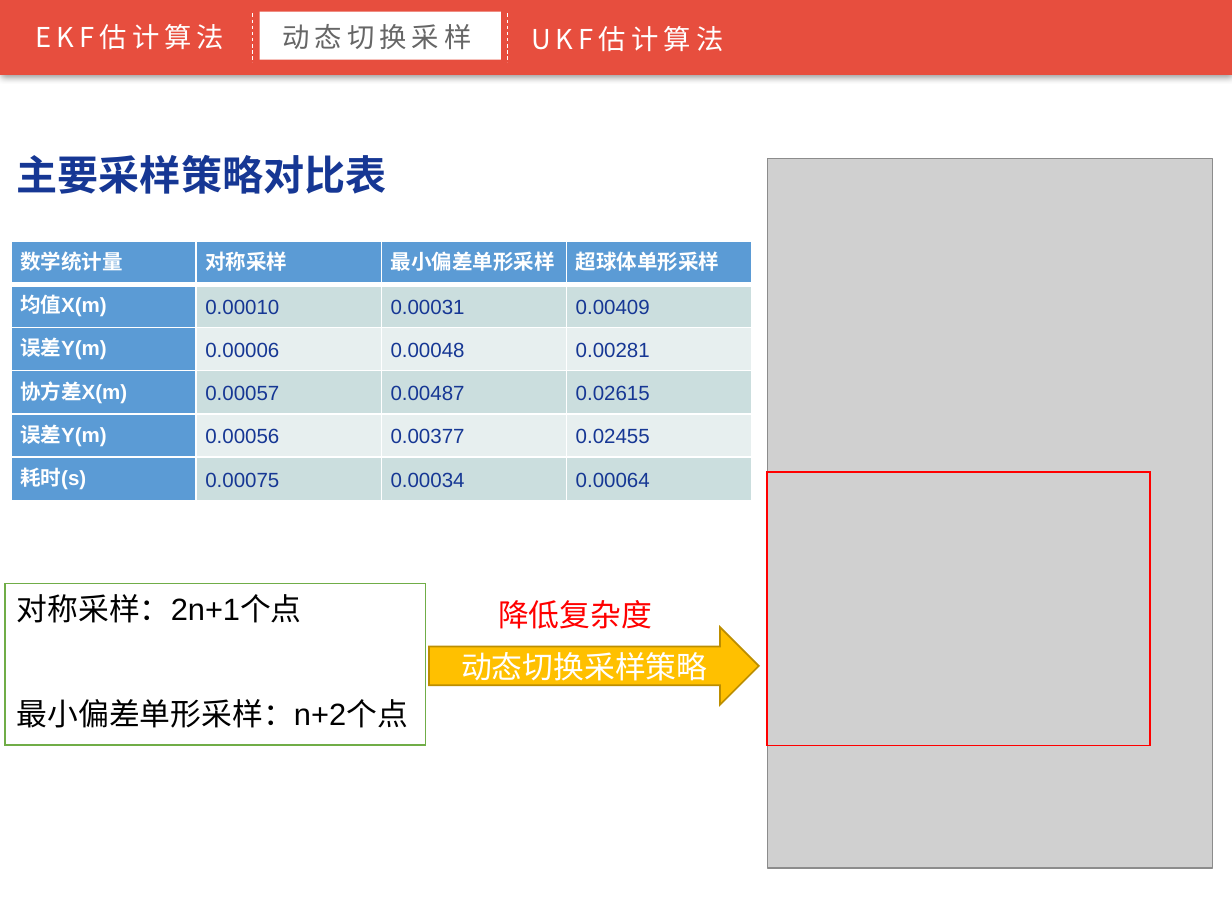
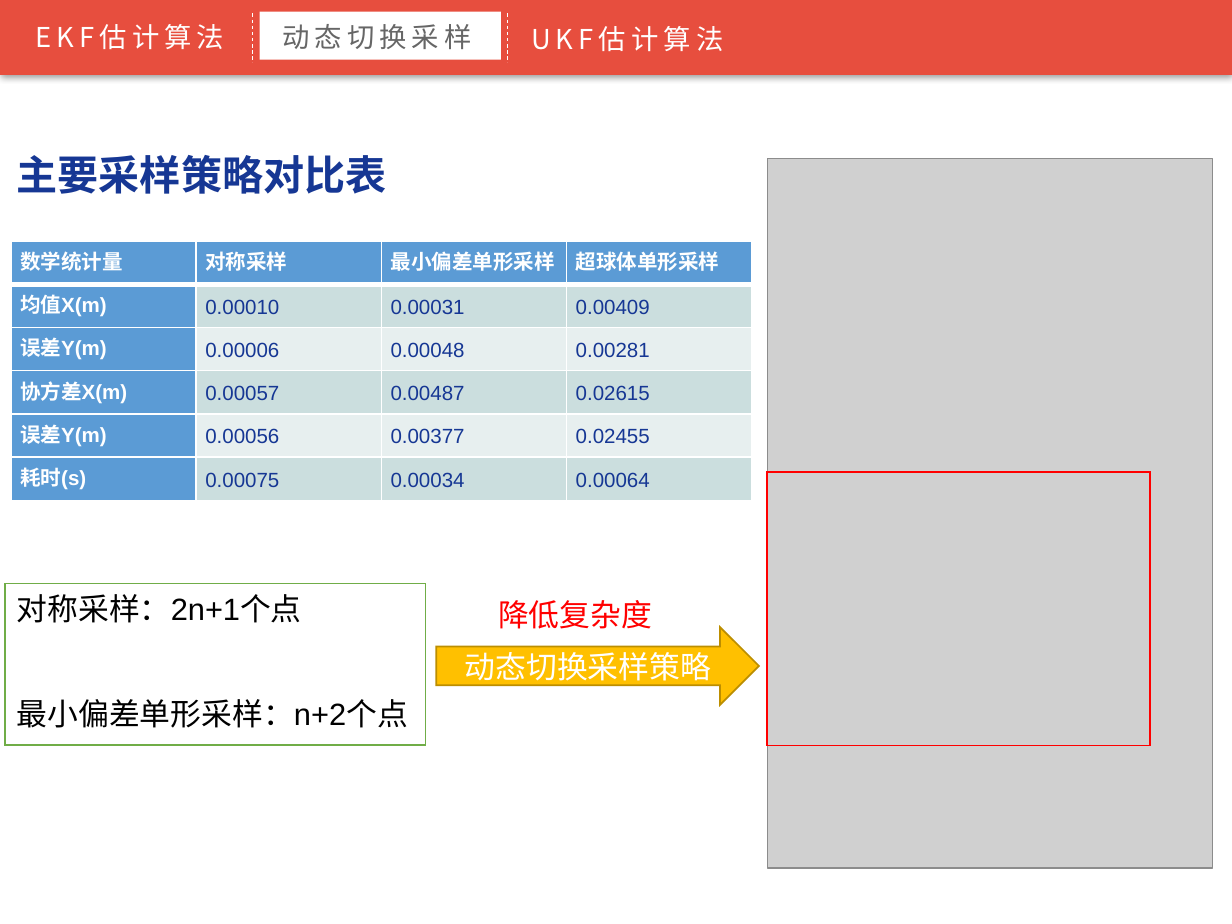
Before and after one commit to mubentai/MyPaper, a slide deck: slide 19 of 最终答辩PPT/正式答辩-周旋-201322190340.pptx. Drawn at 1232x924 pixels with LibreOffice and Linux fonts; fonts in the diff are those of the drawing; grey boxes stand for pictures; background and template pictures are left out. Boxes give left, top, right and bottom in pixels: in the first picture for what was removed or moved away, otherwise in the second. Text is boxed around its words. In the diff, an @@ line names an element or a change of style, - is before the commit and + after.

```diff
--- a/最终答辩PPT/正式答辩-周旋-201322190340.pptx
+++ b/最终答辩PPT/正式答辩-周旋-201322190340.pptx
@@ right arrow "动态切换采样策略": place and size @@
-right arrow "动态切换采样策略" at [429,627,759,705]
+right arrow "动态切换采样策略" at [436,627,759,705]
```
Also in this commit, not shown: 5 other slides changed.
